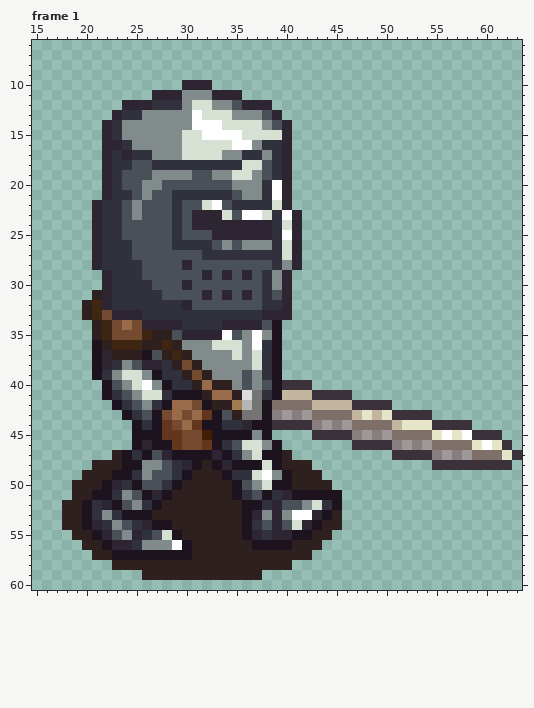
Animated GIF sprite: public/images/warr-walk-right.gif. This is how it looked before the edit.
The file is 64x64 pixels, 8 frames. Colours within 5 levels of each other are drawn and written as one. Shown: frame 1: x 15..63, y 6..60. The old version is drawn lined up with the new one. The commit also changed other frames, which this record leaves out.
New version:
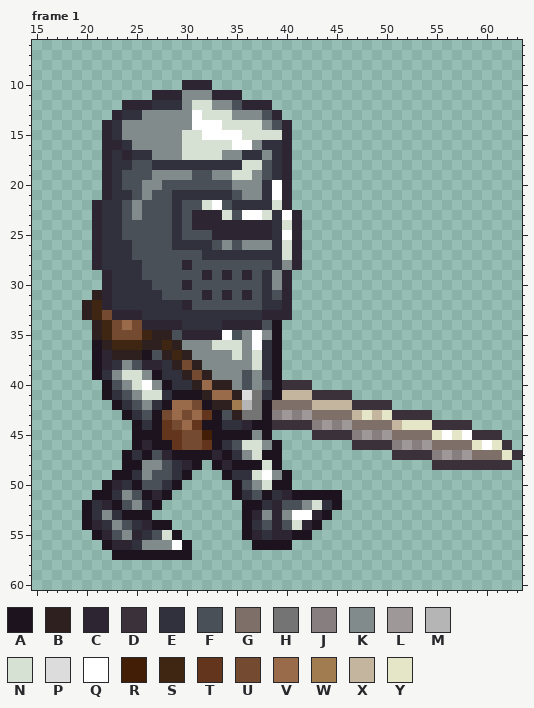
Palette (. is transparent): A #1d131e  B #2f2020  C #2e2533  D #3a313a  E #31313e  F #4a5057  G #7e7068  H #747474  J #867e7f  K #818b8b  L #9f9899  M #b5b5b5  N #d6e1d3  P #dcdcdc  Q #ffffff  R #411e05  S #3e2613  T #62351c  U #744b30  V #996b4a  W #a17c50  X #c4b59f  Y #e5e6c7
From old to new:
{"change": "whole drawing moved by +0,+3 (the old picture is shown already moved)"}
{"where": "frame 1"}
{"frame":1,"y":47,"x":23,"old":"B","new":"."}
{"frame":1,"y":47,"x":40,"old":"B","new":"."}
{"frame":1,"y":48,"x":21,"old":"BBB","new":"..."}
{"frame":1,"y":48,"x":32,"old":"B","new":"."}
{"frame":1,"y":48,"x":40,"old":"BBB","new":"..."}
{"frame":1,"y":49,"x":20,"old":"BBB","new":"..."}
{"frame":1,"y":49,"x":31,"old":"BBB","new":"..."}
{"frame":1,"y":49,"x":41,"old":"BBB","new":"..."}
{"frame":1,"y":50,"x":19,"old":"BBB","new":"..."}
{"frame":1,"y":50,"x":30,"old":"BBBBB","new":"....."}
{"frame":1,"y":50,"x":41,"old":"BBBB","new":"...."}
{"frame":1,"y":51,"x":19,"old":"BB","new":".."}
{"frame":1,"y":51,"x":29,"old":"BBBBBB","new":"......"}
{"frame":1,"y":52,"x":18,"old":"BB","new":".."}
{"frame":1,"y":52,"x":28,"old":"BBBBBBBB","new":"........"}
{"frame":1,"y":53,"x":18,"old":"BB","new":".."}
{"frame":1,"y":53,"x":27,"old":"BBBBBBBBB","new":"........."}
{"frame":1,"y":53,"x":45,"old":"B","new":"."}
{"frame":1,"y":54,"x":18,"old":"BB","new":".."}
{"frame":1,"y":54,"x":29,"old":"BBBBBBB","new":"......."}
{"frame":1,"y":54,"x":44,"old":"BB","new":".."}
{"frame":1,"y":55,"x":19,"old":"BB","new":".."}
{"frame":1,"y":55,"x":30,"old":"BBBBBB","new":"......"}
{"frame":1,"y":55,"x":43,"old":"BB","new":".."}
{"frame":1,"y":56,"x":20,"old":"BB","new":".."}
{"frame":1,"y":56,"x":31,"old":"BBBBBB","new":"......"}
{"frame":1,"y":56,"x":41,"old":"BBB","new":"..."}
{"frame":1,"y":57,"x":21,"old":"BB","new":".."}
{"frame":1,"y":57,"x":31,"old":"BBBBBBBBBBBB","new":"............"}
{"frame":1,"y":58,"x":23,"old":"BBBBBBBBBBBBBBBBBB","new":".................."}
{"frame":1,"y":59,"x":26,"old":"BBBBBBBBBBBB","new":"............"}
{"label":"erased","picture_box":[62,450,342,580]}
